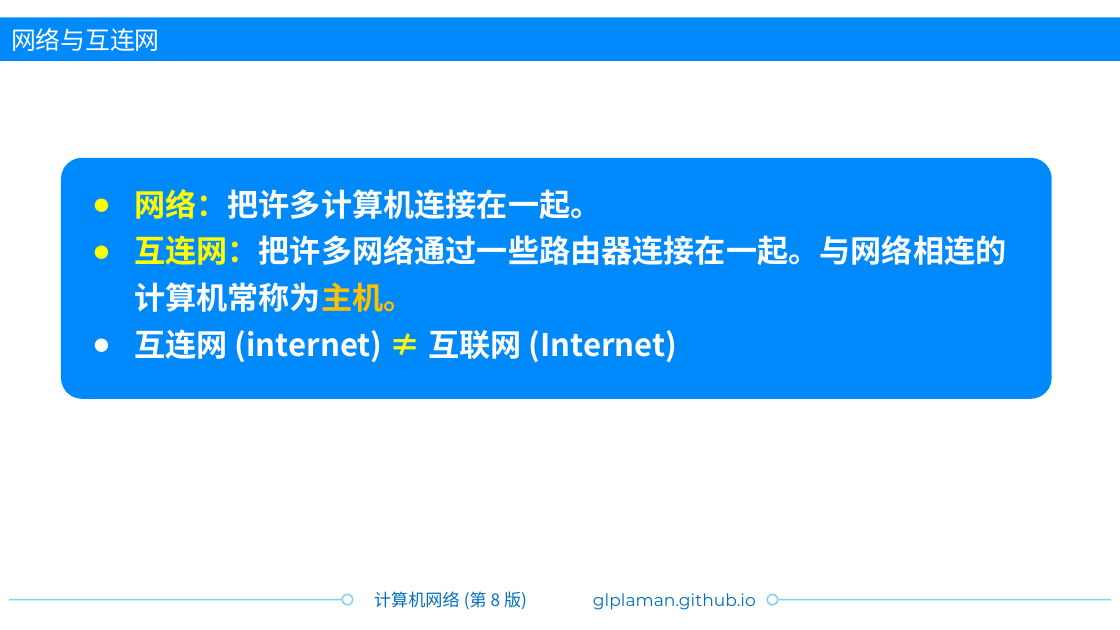
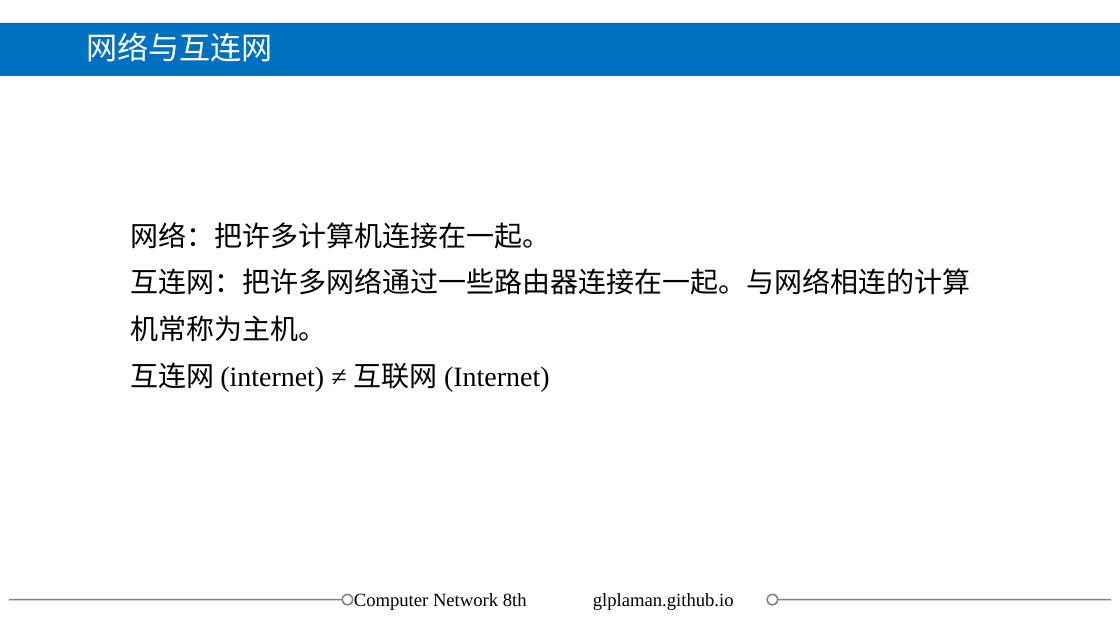
Before and after one commit to glplaman/glplaman.github.io, a slide deck: slide 18 of network/ppt/chap1.pptx. Drawn at 1120x630 pixels with LibreOffice and Linux fonts; fonts in the diff are those of the drawing; background and template pictures are left out. Boxes give left, top, right and bottom in pixels: in the first picture for what was removed or moved away, otherwise in the second. Text is boxed around its words. In the diff, an @@ line names an element or a change of style, - is before the commit and + after.

```diff
--- a/network/ppt/chap1.pptx
+++ b/network/ppt/chap1.pptx
@@ rectangle: place and size @@
-rectangle at [0,18,1120,62]
+rectangle at [0,24,1120,76]
@@ rectangle at [0,24,1120,76]: fill #0089FA to #0070C0 @@
@@ title "网络与互连网": place and size @@
-title "网络与互连网" at [11,28,160,51]
+title "网络与互连网" at [86,32,273,62]
@@ title "网络与互连网" at [86,32,273,62]: size 16 to 20 pt, font Montserrat to Times New Roman; line spacing 1 to 0.9; less space between paragraphs @@
@@ rounded rectangle removed at [60,158,1052,399] @@
@@ text "网络：把许多计算机连接在一起。": place and size @@
-text "网络：把许多计算机连接在一起。" at [134,189,1007,362]
+text "网络：把许多计算机连接在一起。" at [130,222,970,391]
@@ text "网络：把许多计算机连接在一起。" at [130,222,970,391]: size 20 to 18 pt, font Noto Sans CJK SC to Times New Roman, bold off; text colour #FFFF00 to #000000 in "网络：把许多计算机连接在一起。", "互连网：把许多网络通过一些路由器连接在一起。与网络相连的计算机常称为主机。", "≠"; text colour #FFFFFF to #000000 in "网络：把许多计算机连接在一起。", "互连网：把许多网络通过一些路由器连接在一起。与网络相连的计算机常称为主机。", "互连网 (internet) 互联网 (Internet)"; text colour #FFC000 to #000000 in "互连网：把许多网络通过一些路由器连接在一起。与网络相连的计算机常称为主机。"; bullet ● to none @@
@@ line (9, 599) - (353, 599): stroke #84CFF5 1 pt to #808080 1 pt @@
@@ ellipse at [343,595,353,605]: outline #84CFF5 1 pt to #808080 1 pt @@
@@ text added at [354,593,527,610], 12 pt, text #000000 @@
+Computer Network 8th
@@ text removed at [374,591,527,610] @@
-计算机网络 (第 8 版)
@@ text "glplaman.github.io" at [593,593,734,610]: size 11 to 12 pt, font Montserrat to Times New Roman, text colour #0070C0 to #000000 @@
@@ ellipse at [767,595,777,605]: outline #84CFF5 1 pt to #808080 1 pt @@
@@ line (767, 599) - (1111, 599): stroke #84CFF5 1 pt to #808080 1 pt @@
```
Also in this commit, not shown: 149 other slides changed, 22 other files.
